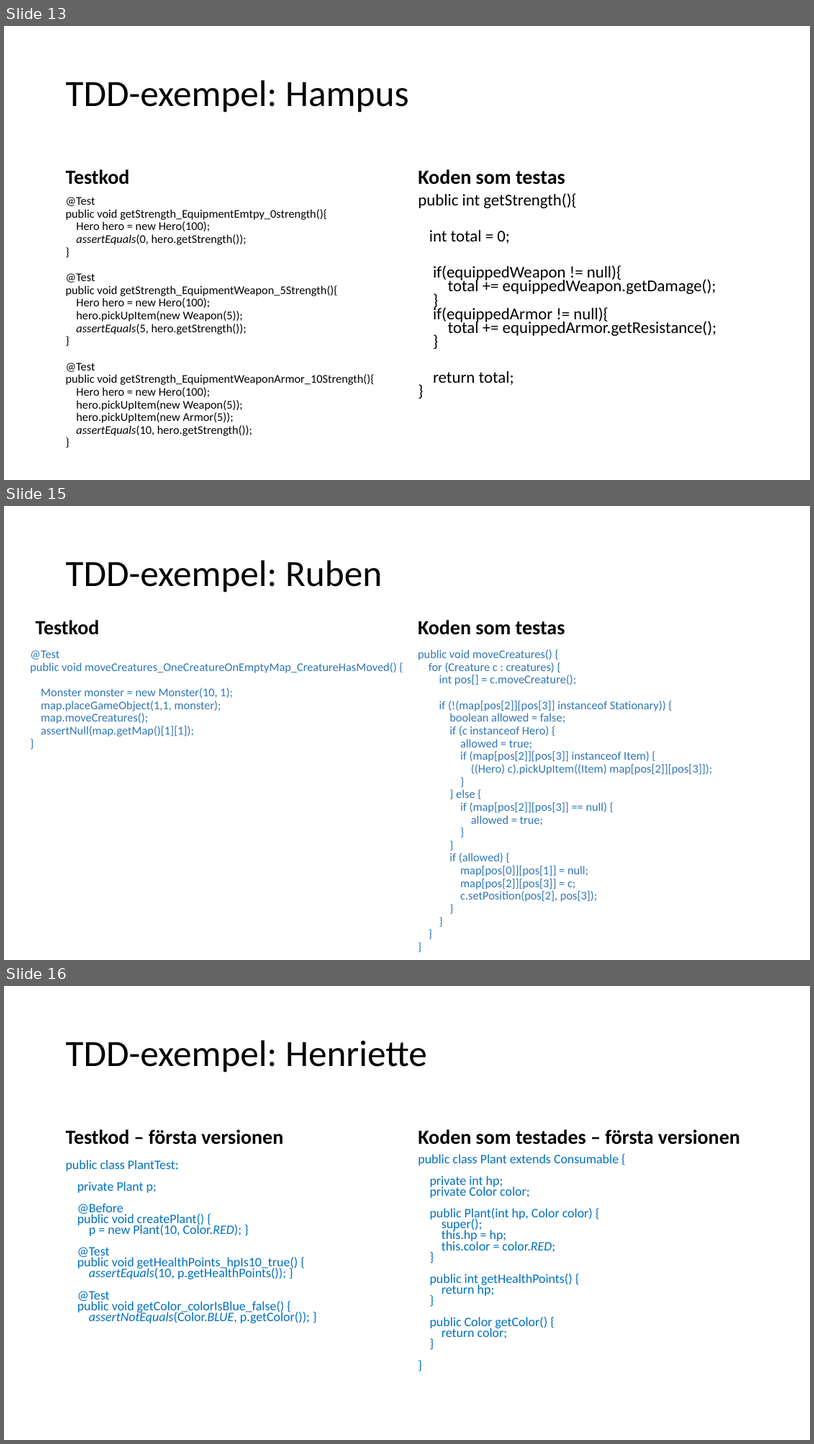
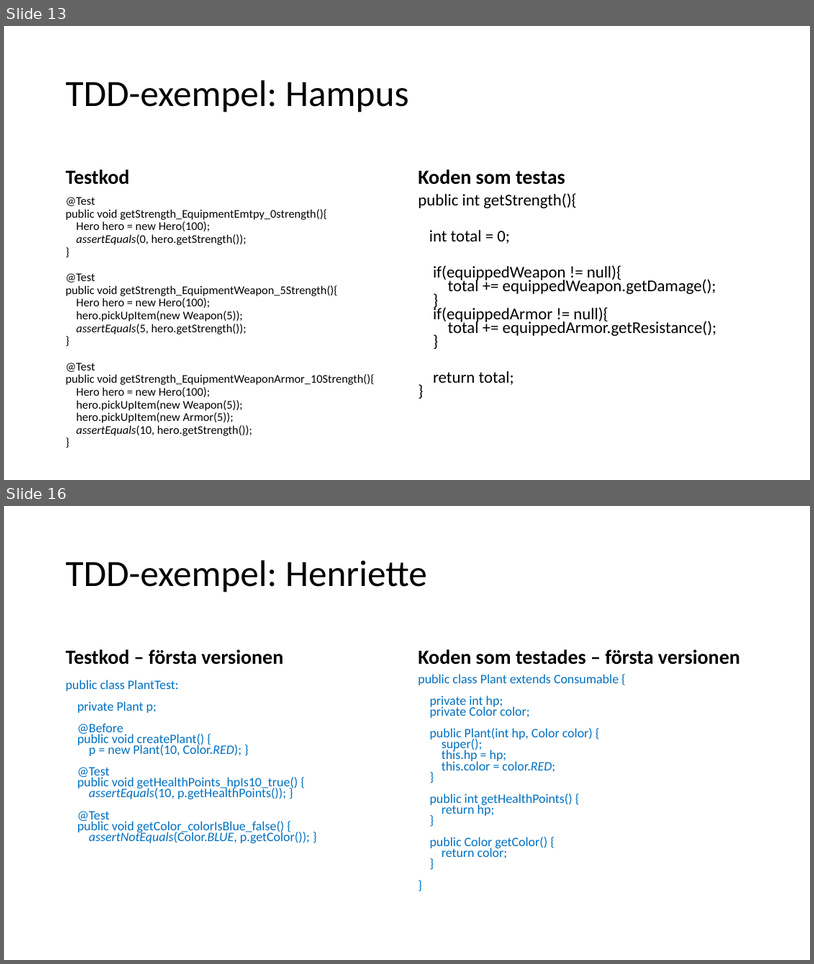
Before and after one commit to hampusidstam/InteGame, a slide deck: docs/Slutredovisning_grp5_v8.pptx. Shown one above the other, each under a label of ours: slides 13, 15 and 16 before the commit, slides 13 and 16 after it; the slides between them are not shown. The pictures are 814x1444 and 814x964 pixels, drawn with LibreOffice and Linux fonts; fonts in the diff are those of the drawing. Boxes give left, top, right and bottom in pixels: in the first picture for what was removed or moved away, otherwise in the second. Text is boxed around its words. In the diff, an @@ line names an element or a change of style, - is before the commit and + after.

```diff
--- a/docs/Slutredovisning_grp5_v8.pptx
+++ b/docs/Slutredovisning_grp5_v8.pptx
@@ slide 15 removed at [4,506,810,960], background #FFFFFF @@
@@ title removed at [66,560,382,592] @@
-TDD-exempel: Ruben
@@ text removed at [36,620,100,635] @@
-Testkod
@@ text removed at [418,620,566,635] @@
-Koden som testas
@@ text removed at [30,650,397,736] @@
-@Test
-public void moveCreatures_OneCreatureOnEmptyMap_CreatureHasMoved() {
-Monster monster = new Monster(10, 1);
-map.placeGameObject(1,1, monster);
-map.moveCreatures();
-assertNull(map.getMap()[1][1]);
-}
@@ text removed at [418,649,712,889] @@
-public void moveCreatures() {
-for (Creature c : creatures) {
-int pos[] = c.moveCreature();
-if (!(map[pos[2]][pos[3]] instanceof Stationary)) {
-boolean allowed = false;
-if (c instanceof Hero) {
-allowed = true;
-if (map[pos[2]][pos[3]] instanceof Item) {
-((Hero) c).pickUpItem((Item) map[pos[2]][pos[3]]);
-}
-} else {
-if (map[pos[2]][pos[3]] == null) {
-allowed = true;
-}
-}
-if (allowed) {
-map[pos[0]][pos[1]] = null;
-map[pos[2]][pos[3]] = c;
-c.setPosition(pos[2], pos[3]);
-}
-}
-}
-}
```
Also in this commit, not shown: 2 slides changed, 1 slide added.
